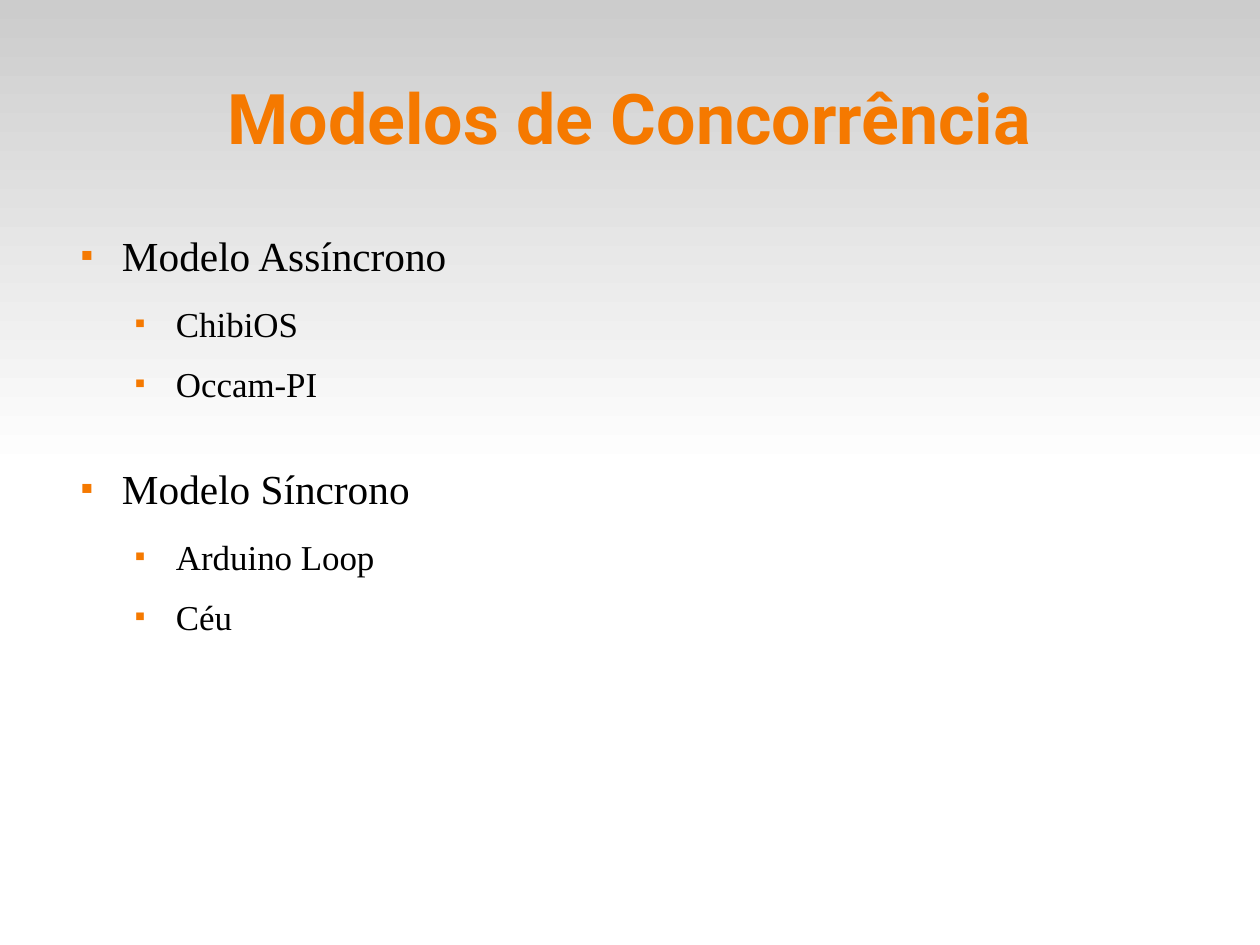
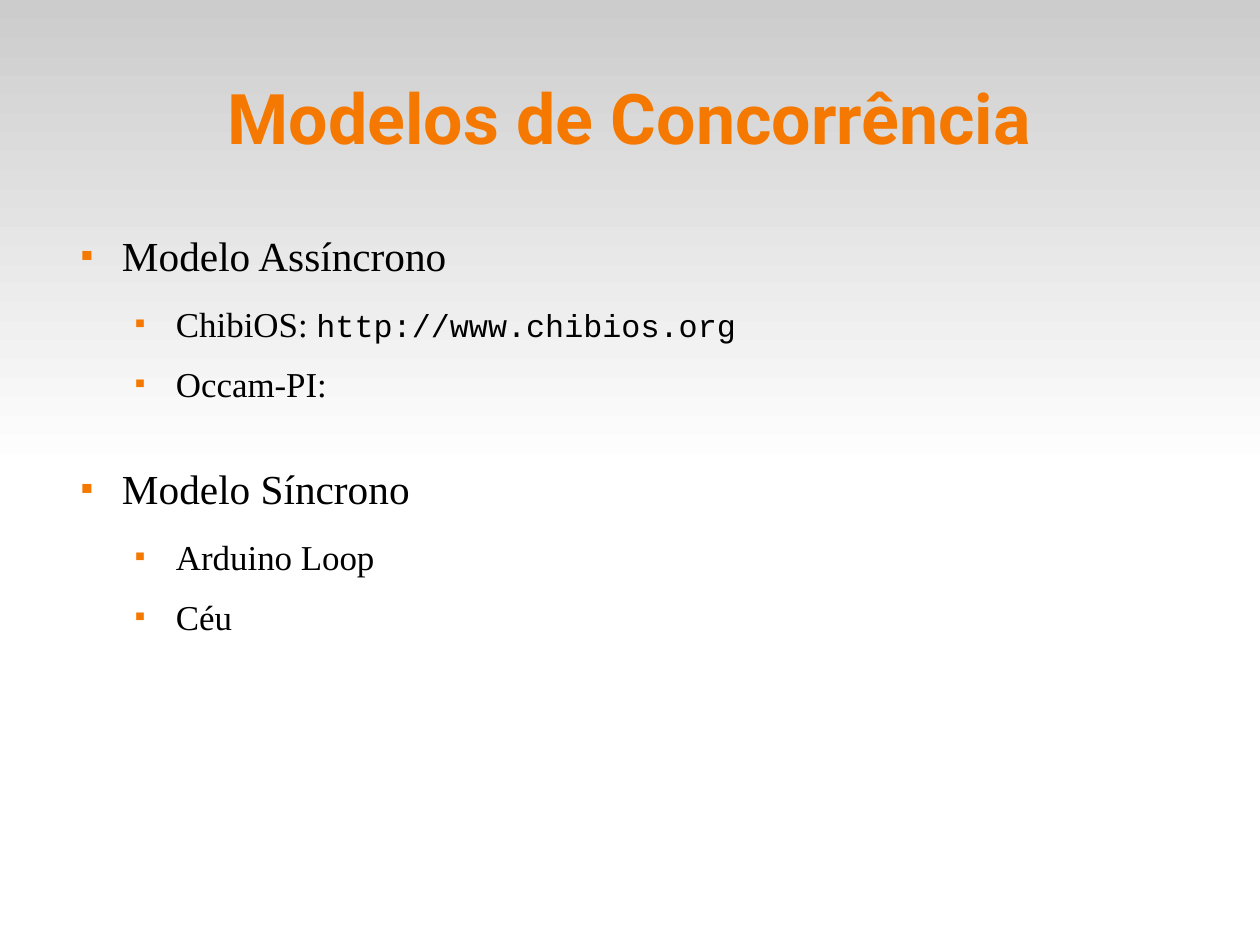
Before and after one commit to fsantanna-uerj/reativos, a slide deck: slide 12 of slides/02_arduino.odp. Drawn at 1260x945 pixels with LibreOffice and Linux fonts; fonts in the diff are those of the drawing. Boxes give left, top, right and bottom in pixels: in the first picture for what was removed or moved away, otherwise in the second. Text is boxed around its words. In the diff, an @@ line names an element or a change of style, - is before the commit and + after.

```diff
--- a/slides/02_arduino.odp
+++ b/slides/02_arduino.odp
@@ text at box(176, 312, 736, 398): text changed; size 22 to 20 pt; font Times New Roman to Courier New @@
-  ■ ChibiOS
-  ■ Occam-PI
+  ■ ChibiOS: http://www.chibios.org
+  ■ Occam-PI:
```
Also in this commit, not shown: 1 other slide changed, 3 other files.
